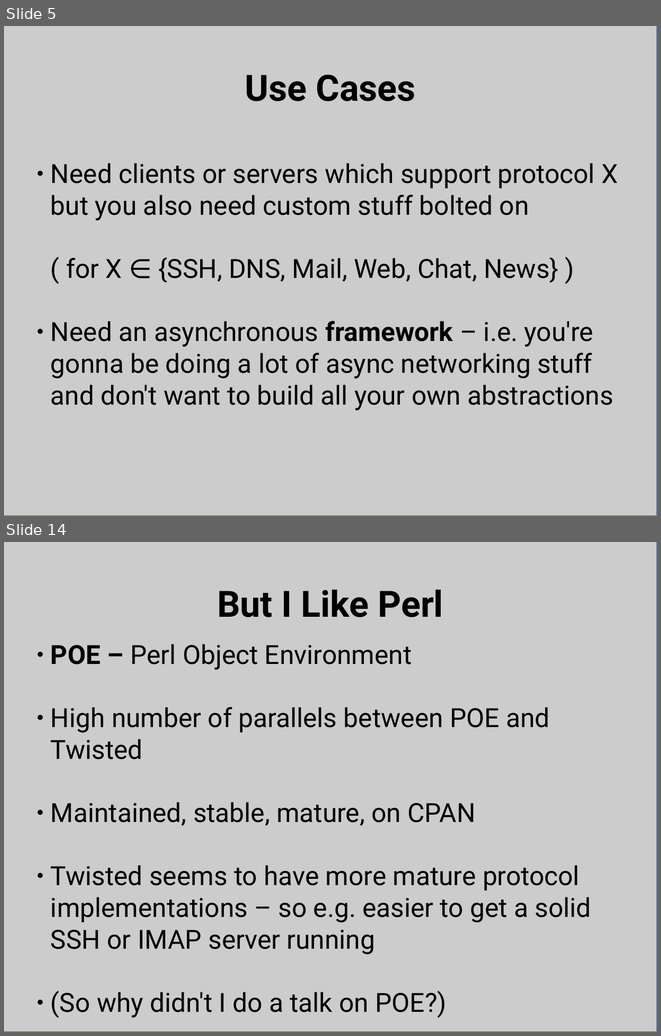
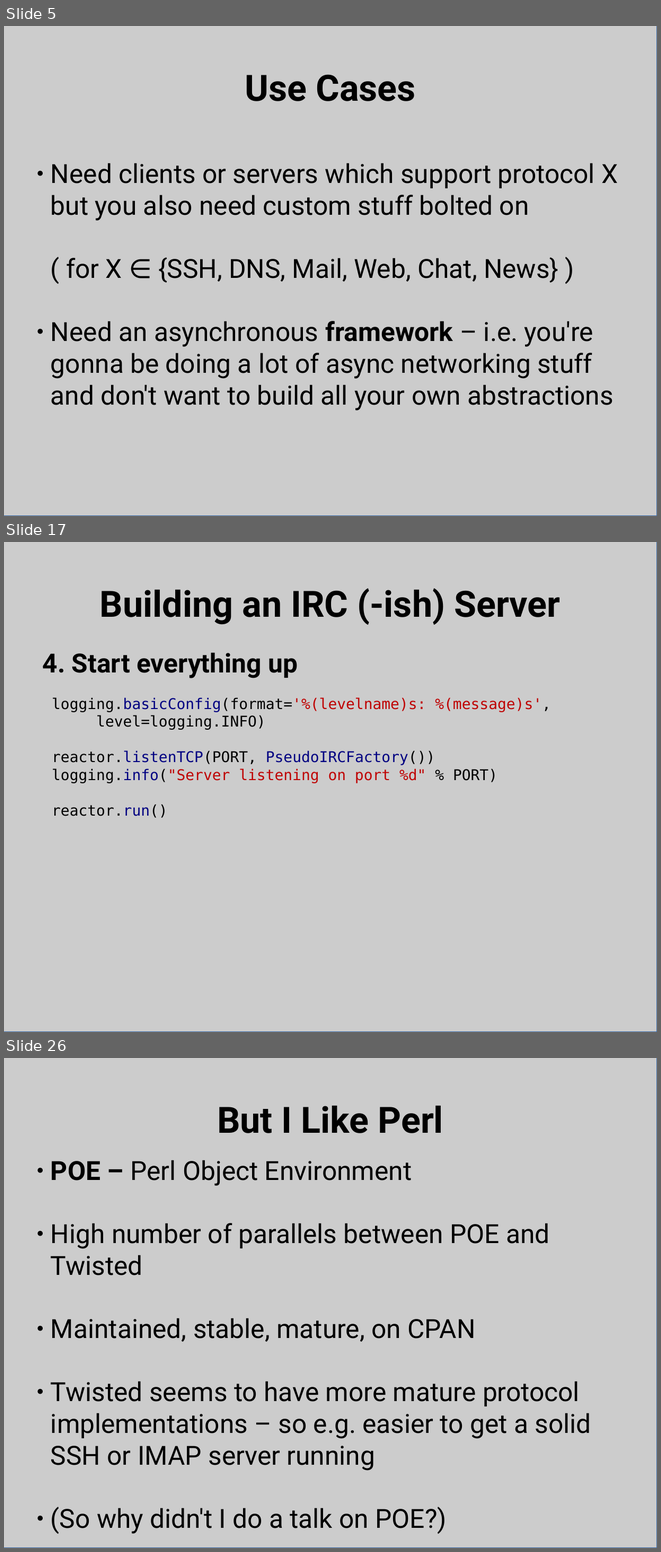
Before and after one commit to bpetering/linuxsa-talk-twisted, a slide deck: twisted_talk.odp. Shown one above the other, each under a label of ours: slides 5 and 14 before the commit, slides 5, 17 and 26 after it; the slides between them are not shown. The pictures are 661x1036 and 661x1552 pixels, drawn with LibreOffice and Linux fonts; fonts in the diff are those of the drawing. Boxes give left, top, right and bottom in pixels: in the first picture for what was removed or moved away, otherwise in the second. Text is boxed around its words. In the diff, an @@ line names an element or a change of style, - is before the commit and + after.

```diff
--- a/twisted_talk.odp
+++ b/twisted_talk.odp
@@ slide 17 added at box(4, 542, 657, 1032), background #FFFFFF @@
@@ rectangle added at box(4, 542, 657, 1032), fill #CCCCCC, outline #3465A4 0 pt @@
@@ title added at box(100, 588, 560, 625), 44 pt, text #000000, bold @@
+Building an IRC (-ish) Server
@@ text added at box(43, 652, 298, 678), 32 pt, text #000000, bold @@
+4. Start everything up
@@ text added at box(52, 697, 551, 818), 18 pt, text #000000 @@
+logging.basicConfig(format='%(levelname)s: %(message)s', level=logging.INFO)
+reactor.listenTCP(PORT, PseudoIRCFactory())
+logging.info("Server listening on port %d" % PORT)
+reactor.run()
@@ what was slide 14 is now slide 26 @@
```
Also in this commit, not shown: 10 slides changed, 12 other slides added, 1 slide removed, 4 other files.
